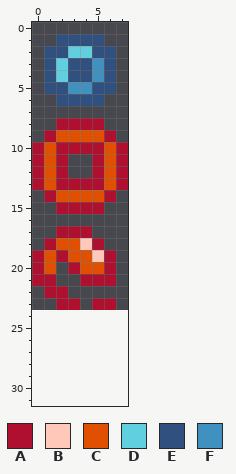
Two states of a pixel-art sprite, Content/projectile.png. Above, as it was before the edit.
The file is 16x48 pixels, drawn in blocks of 2x2; one block is one cell here. The old version is drawn lined up with the new one, on the new canvas.
Palette (. is transparent): A #b01030  B #ffc8b8  C #e05000  D #60d0e0  E #305080  F #4090c0
New version:
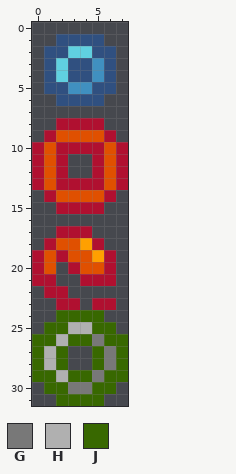
Colours new in this view: G #787878  H #b0b0b0  J #386800
Changes in this commit:
canvas 8x24 -> 8x32
Colour B changes from #ffc8b8 to #ffa000.
The edit adds colour G in row 26 at x 5; in rows 27 to 28 at x 6; in row 29 at x 5; in row 30 at x 3 to 4.
The edit adds colour H in row 25 at x 3 to 4; in row 26 at x 2; in rows 27 to 28 at x 1; in row 29 at x 2.
The edit adds colour J in row 24 at x 2 to 5; in row 25 at x 1 to 2 and 5 to 6; in row 26 at x 0 to 1, 3 to 4 and 6 to 7; in rows 27 to 28 at x 0, 2, 5 and 7; in row 29 at x 0 to 1, 3 to 4 and 6 to 7; in row 30 at x 1 to 2 and 5 to 6.
The edit adds colour J in row 31 at x 2 to 5.
Changed places in both pictures, as pixel boxes (x1, y1, x2, y2):
changed: (80, 238, 104, 262)
added: (32, 310, 128, 406)
